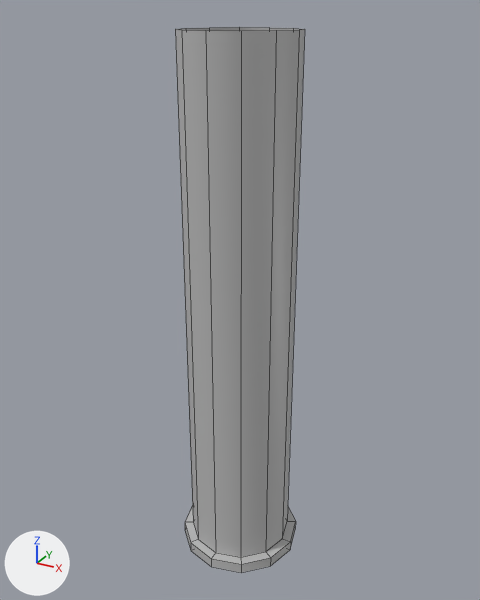
Renders of the FBX model GDS_6_Ecliptic/Assets/Models/std_Column/std_Column.fbx from each side of a commit.
The view is the same before and after, from a camera (50 mm lens) standing at (-0.096, -0.2152, 0.2076) and looking at (-0.196, -0.0335, 0.1168). The axes (+X, +Y, +Z) are drawn at lower left. The lights are the same throughout. Mesh edges are drawn as thin lines. Where no turn or scale is listed for an object, it has been applied to the vertices.

In view in the first picture: 'Column1'.
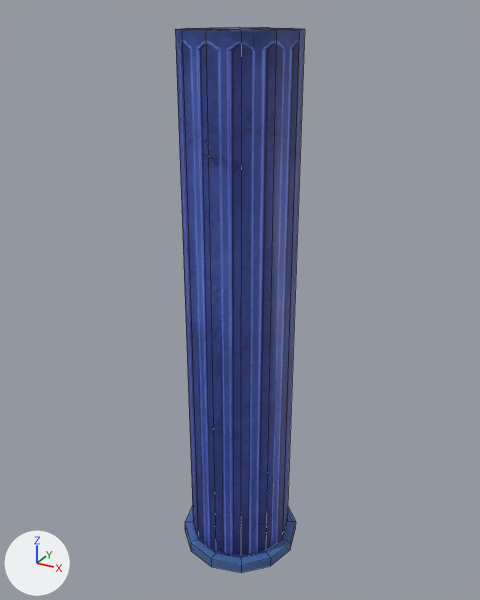
The newer file is also turned or shifted as a whole; pictures and numbers use the older file's frame.

Boxes [x1, y1, x2, y2] around the edits, measured in the pictures (480 x 600 px):
```json
{"part": 1, "of": "me_mesh", "change": "added", "after": [178, 27, 302, 31]}
{"part": 2, "of": "me_mesh", "change": "recoloured", "before": [175, 29, 305, 573], "after": [175, 29, 305, 573], "on screen": "grey to blue"}
```

Scene script edits in JSON lines:
```json
{"op": "add", "block": "img_water_std_column_colourbase_jpg", "code": ["img_water_std_column_colourbase_jpg = load_image('Water_std_Column_ColourBase.jpg', '../../Textures/std_Column_Textures/Water_std_Column/Water_std_Column_ColourBase.jpg', 2048, 2048, 'sRGB')"]}
{"op": "add", "block": "mat_std_watercolumn_mat", "code": ["mat_std_watercolumn_mat = principled_material('std_WaterColumn_Mat')", "mat_std_watercolumn_mat.texture = img_water_std_column_colourbase_jpg"]}
{"block": "me_mesh", "where": "# used by ob_column1; location = (-0.1946, -0.0359, 0.0946)"}
{"op": "remove", "block": "me_mesh", "code": "me_mesh.from_pydata(...)  # 60 vertices, 48 faces; spans x -0.022..0.022, y -0.022..0.022, z -0.076..0.108"}
{"op": "add", "block": "me_mesh", "code": "me_mesh.from_pydata(...)  # 61 vertices, 60 faces; spans x -0.022..0.022, y -0.022..0.022, z -0.076..0.108"}
{"block": "me_mesh", "change": "me_mesh part 1"}
{"block": "me_mesh", "change": "1 vertex is added at (0.0, 0.0, 0.108)"}
{"block": "me_mesh", "change": "12 new faces join them"}
{"block": "me_mesh", "change": "me_mesh part 2: 48 faces spanning x -0.022..0.022, y -0.022..0.022, z -0.076..0.108 switch from mat_lambert1 (grey #bcbcbc) to mat_std_watercolumn_mat (picture img_water_std_column_colourbase_jpg)"}
```
